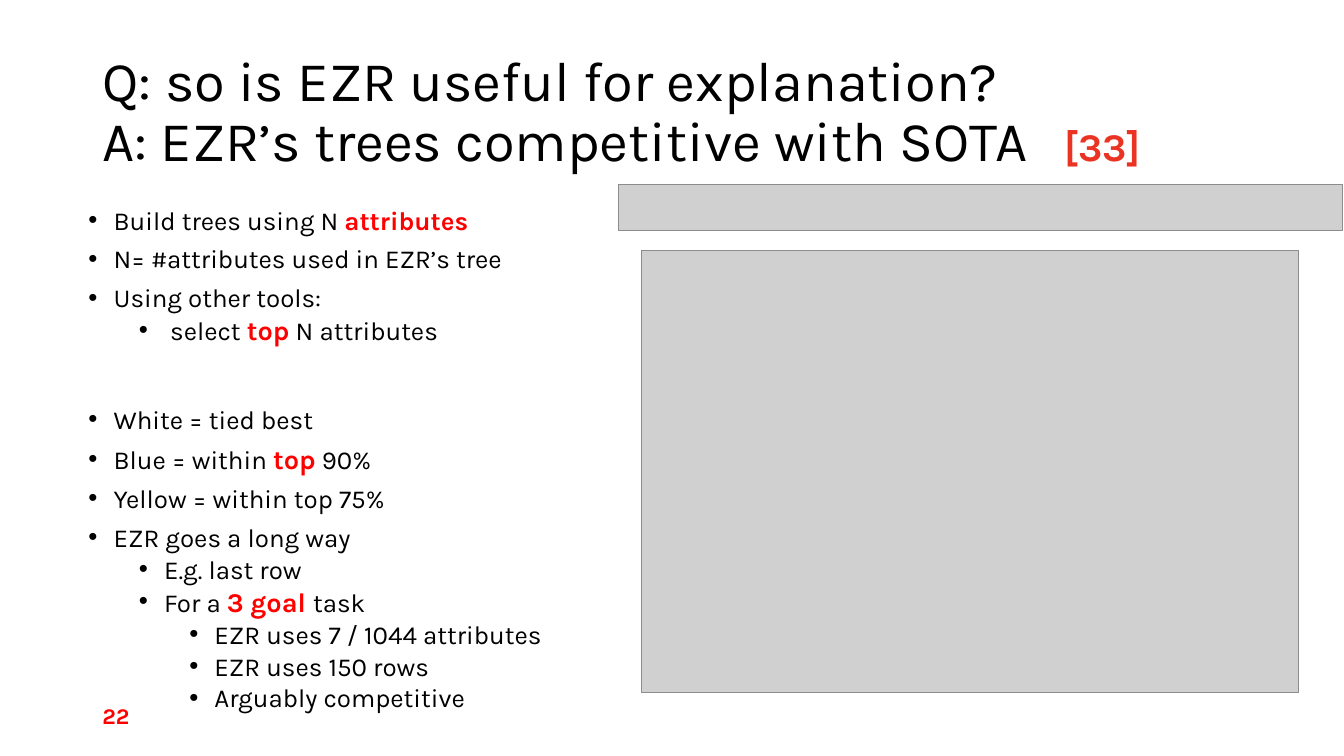
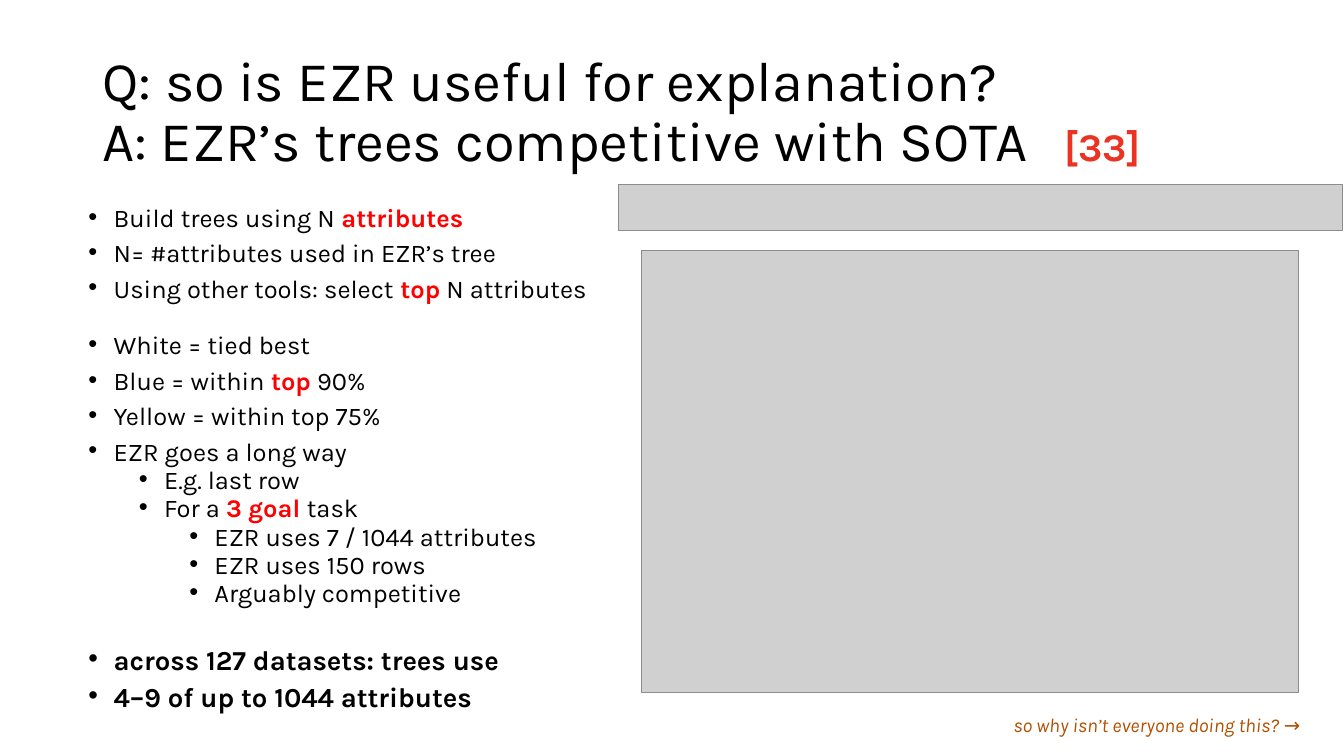
Before and after one commit to timm/fyi, a slide deck: slide 18 of 26less.pptx (slide 22 before the commit). Drawn at 1344x756 pixels with LibreOffice and Linux fonts; fonts in the diff are those of the drawing; grey boxes stand for pictures; background and template pictures are left out. Boxes give left, top, right and bottom in pixels: in the first picture for what was removed or moved away, otherwise in the second. Text is boxed around its words. In the diff, an @@ line names an element or a change of style, - is before the commit and + after.

```diff
--- a/26less.pptx
+++ b/26less.pptx
@@ text at box(114, 209, 537, 609): size 18.5 to 18.2 pt in "Build trees using N attributes", "N= #attributes used in EZR’s tree", "White = tied best", "Blue = within 90%" and 7 more places; size 19.4 to 18.2 pt in "top", "3 goal"; line spacing 0.8 to 0.7 @@
@@ text at box(114, 280, 587, 304): text changed; size 18.5 to 18.2 pt @@
-• Using other tools:
-  • select top N attributes
+• Using other tools: select top N attributes
@@ text at box(114, 651, 499, 714): paragraphs added @@
+• across 127 datasets: trees use
+• 4–9 of up to 1044 attributes
@@ page number removed at box(102, 709, 129, 724) @@
-22
@@ text added at box(1013, 718, 1280, 737), 14 pt, text #B05000, italic @@
+so why isn’t everyone doing this? →
```
Also in this commit, not shown: 28 other slides changed, 6 slides removed, 1 other file.
